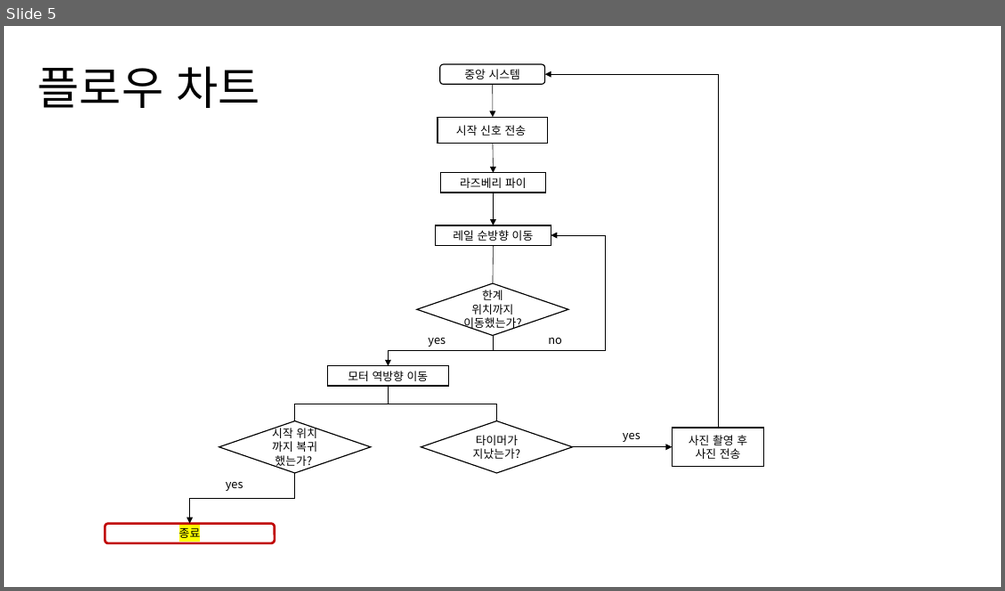
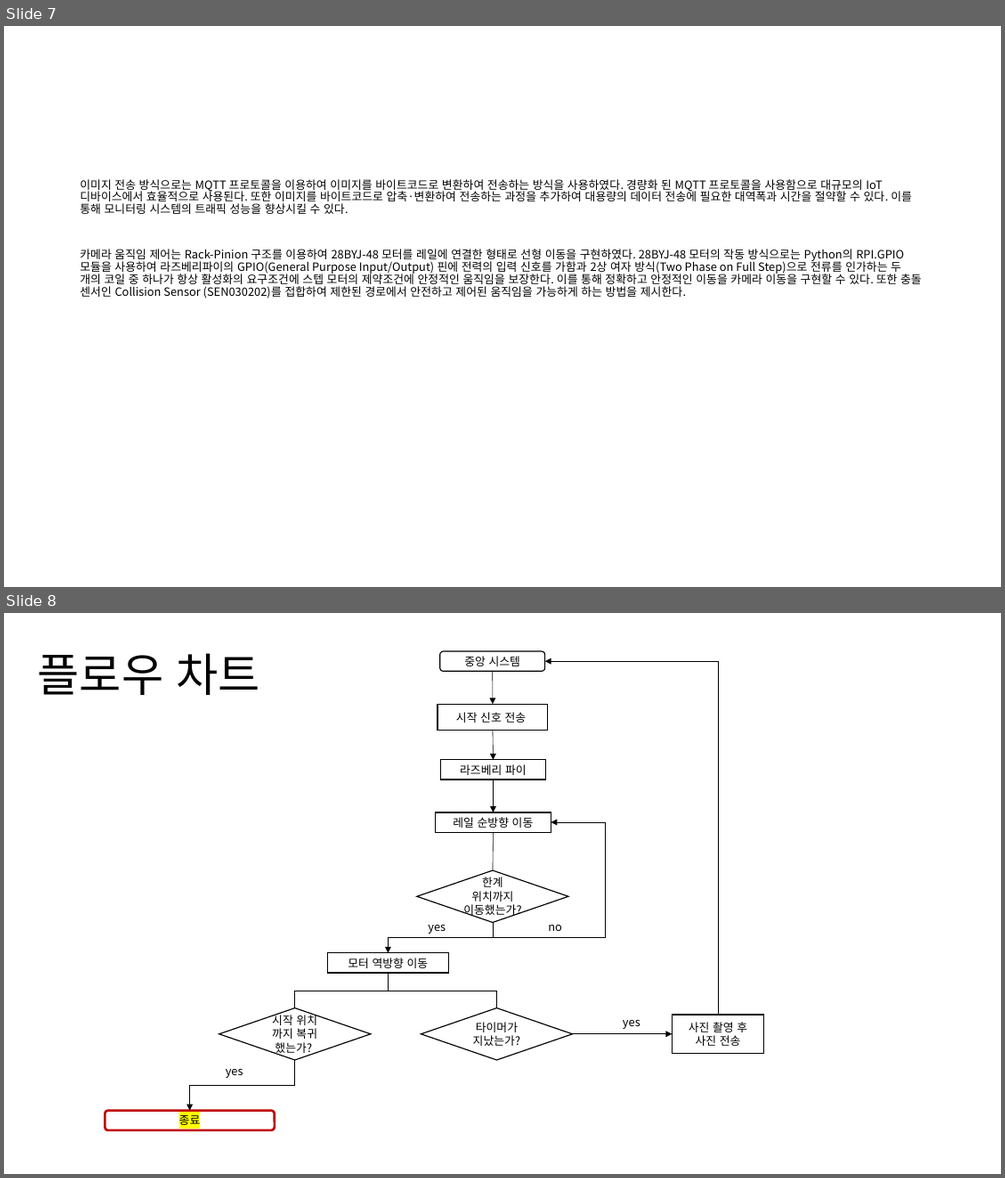
Before and after one commit to kang-beep/SmartForm_CameraModule, a slide deck: 스마트팜 카메라 모듈 구성도.pptx. Shown one above the other, each under a label of ours: slide 5 before the commit, slides 7 and 8 after it. The pictures are 1005x591 and 1005x1178 pixels, drawn with LibreOffice and Linux fonts; fonts in the diff are those of the drawing. Boxes give left, top, right and bottom in pixels: in the first picture for what was removed or moved away, otherwise in the second. Text is boxed around its words. In the diff, an @@ line names an element or a change of style, - is before the commit and + after.

```diff
--- a/스마트팜 카메라 모듈 구성도.pptx
+++ b/스마트팜 카메라 모듈 구성도.pptx
@@ slide 7 added at [4,26,1001,587], background #FFFFFF @@
@@ text added at [80,179,922,298], 11 pt, text #000000 @@
+이미지 전송 방식으로는 MQTT 프로토콜을 이용하여 이미지를 바이트코드로 변환하여 전송하는 방식을 사용하였다. 경량화 된 MQTT 프로토콜을 사용함으로 대규모의 IoT 디바이스에서 효율적으로 사용된다. 또한 이미지를 바이트코드로 압축·변환하여 전송하는 과정을 추가하여 대용량의 데이터 전송에 필요한 대역폭과 시간을 절약할 수 있다. 이를 통해 모니터링 시스템의 트래픽 성능을 향상시킬 수 있다.
+카메라 움직임 제어는 Rack-Pinion 구조를 이용하여 28BYJ-48 모터를 레일에 연결한 형태로 선형 이동을 구현하였다. 28BYJ-48 모터의 작동 방식으로는 Python의 RPI.GPIO모듈을 사용하여 라즈베리파이의 GPIO(General Purpose Input/Output) 핀에 전력의 입력 신호를 가함과 2상 여자 방식(Two Phase on Full Step)으로 전류를 인가하는 두 개의 코일 중 하나가 항상 활성화의 요구조건에 스텝 모터의 제약조건에 안정적인 움직임을 보장한다. 이를 통해 정확하고 안정적인 이동을 카메라 이동을 구현할 수 있다. 또한 충돌 센서인 Collision Sensor (SEN030202)를 접합하여 제한된 경로에서 안전하고 제어된 움직임을 가능하게 하는 방법을 제시한다.
@@ what was slide 5 is now slide 8 @@
```
Also in this commit, not shown: 5 slides changed, 8 other slides added, 2 slides removed.
